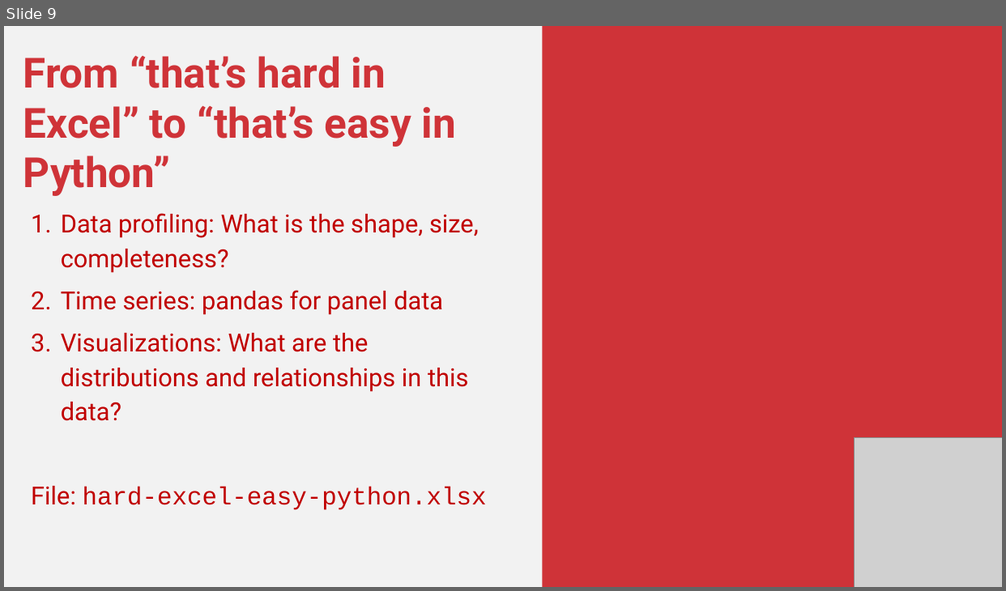
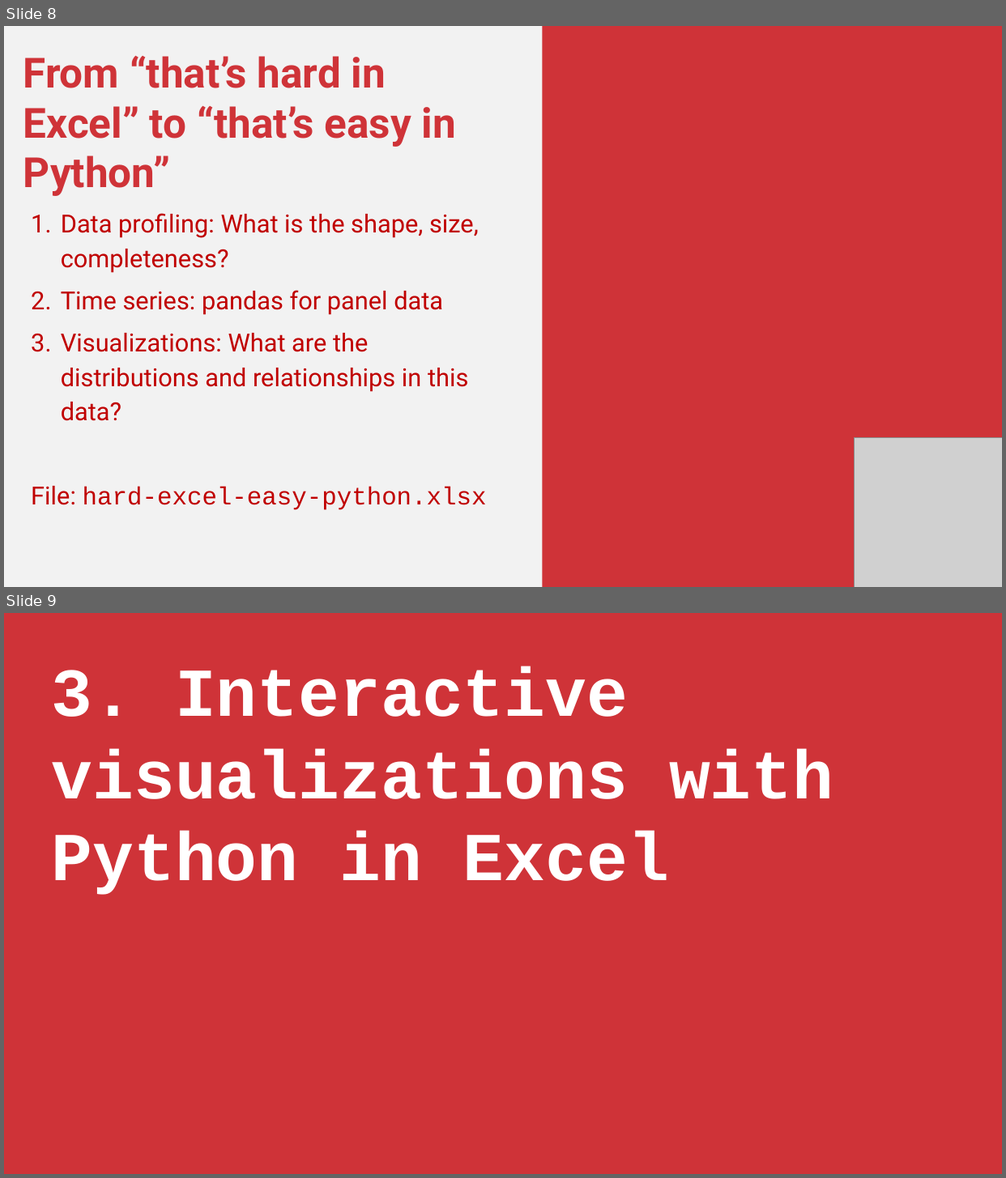
Before and after one commit to stringfestdata/modern-excel-magic-in-a-week, a slide deck: day-4-python-in-excel/day-4-python-in-excel.pptx. Shown one above the other, each under a label of ours: slide 9 before the commit, slides 8 and 9 after it. The pictures are 1006x591 and 1006x1178 pixels, drawn with LibreOffice and Linux fonts; fonts in the diff are those of the drawing; grey boxes stand for pictures. Boxes give left, top, right and bottom in pixels: in the first picture for what was removed or moved away, otherwise in the second. Text is boxed around its words. In the diff, an @@ line names an element or a change of style, - is before the commit and + after.

```diff
--- a/day-4-python-in-excel/day-4-python-in-excel.pptx
+++ b/day-4-python-in-excel/day-4-python-in-excel.pptx
@@ slide 9 added at <box>4,613,1002,1174</box>, background #F2F2F2 @@
@@ rectangle added at <box>4,613,1002,1174</box>, fill #CF3338 @@
@@ text added at <box>52,666,833,895</box>, 99 pt, text #FFFFFF, bold @@
+3. Interactive visualizations with Python in Excel
@@ what was slide 9 is now slide 8 @@
```
Also in this commit, not shown: 1 other slide added, 4 slides removed, 20 other files.
